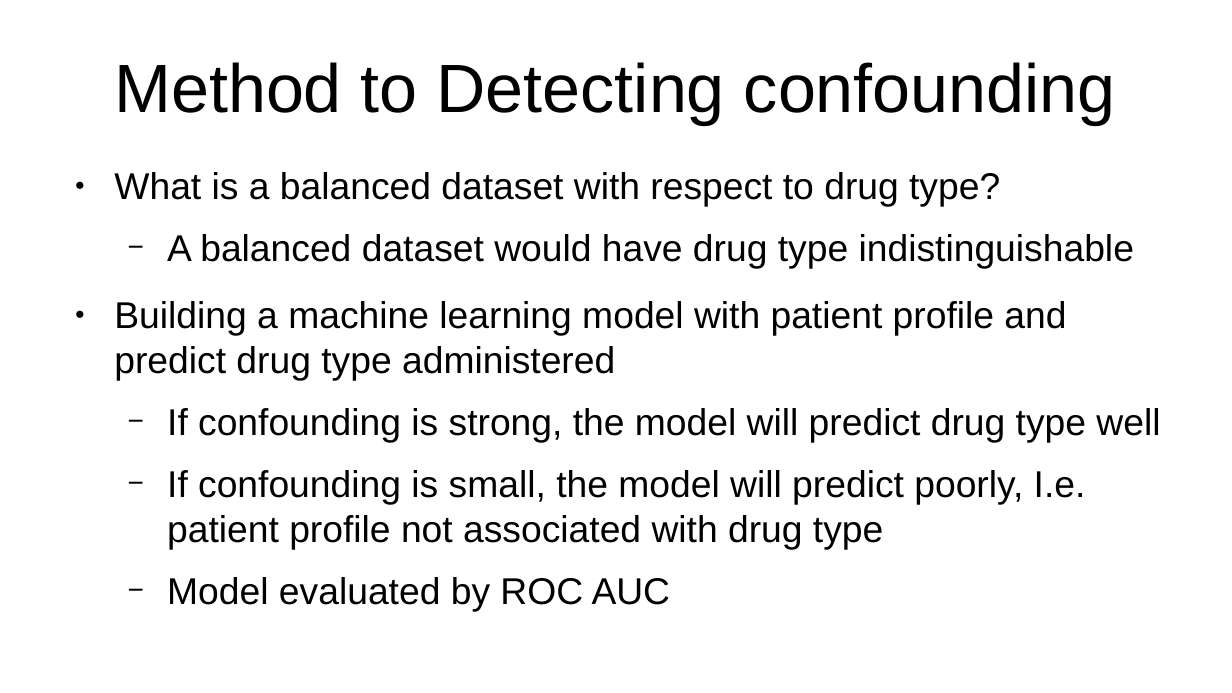
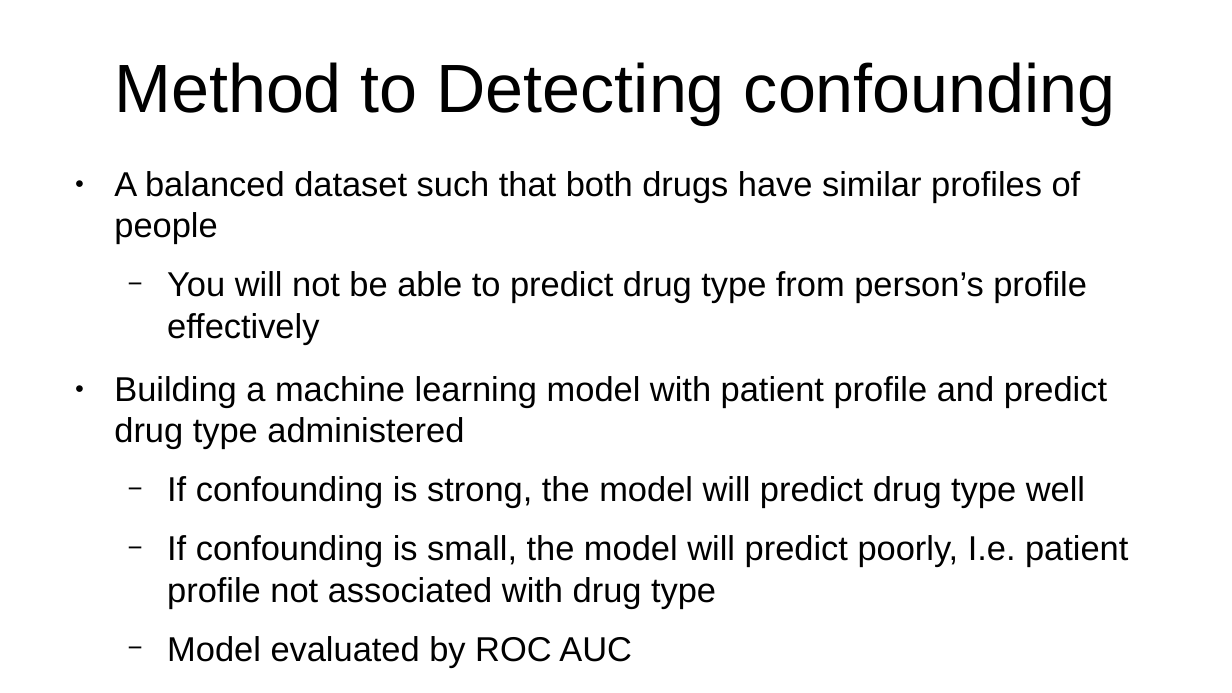
Before and after one commit to leexa90/RWD-drug-efficacy, a slide deck: slide 6 of ppt.odp. Drawn at 1232x693 pixels with LibreOffice and Linux fonts; fonts in the diff are those of the drawing. Boxes give left, top, right and bottom in pixels: in the first picture for what was removed or moved away, otherwise in the second. Text is boxed around its words. In the diff, an @@ line names an element or a change of style, - is before the commit and + after.

```diff
--- a/ppt.odp
+++ b/ppt.odp
@@ text at [114, 171, 1087, 344]: text changed; size 24 to 22.2 pt @@
-● What is a balanced dataset with respect to drug type?
-  − A balanced dataset would have drug type indistinguishable
+● A balanced dataset such that both drugs have similar profiles of people
+  − You will not be able to predict drug type from person’s profile effectively
@@ text at [114, 376, 1128, 667]: size 24 to 22.2 pt in "Building a machine learning model with patient ...", "If confounding is strong, the model will ...", "If confounding is small, the model will ...", "Model evaluated by ROC AUC" @@
```
Also in this commit, not shown: 2 other slides changed, 1 other file.
